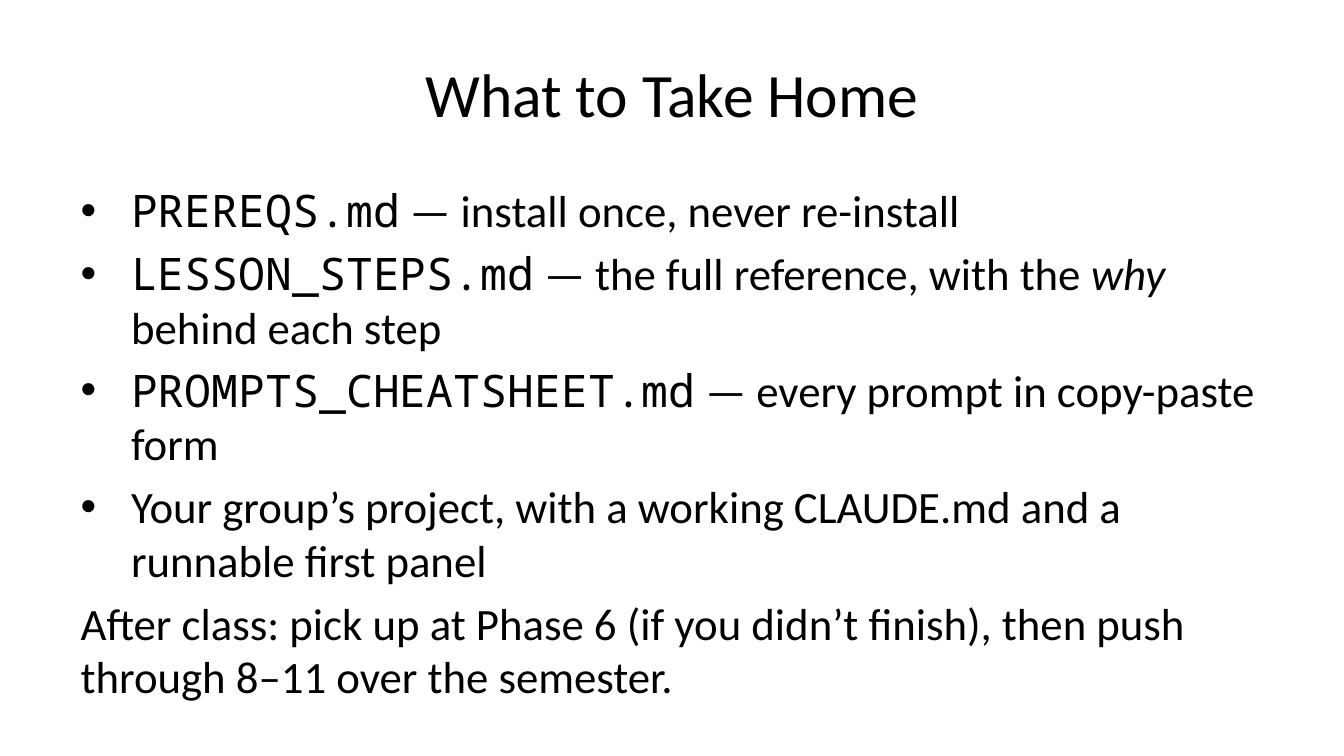
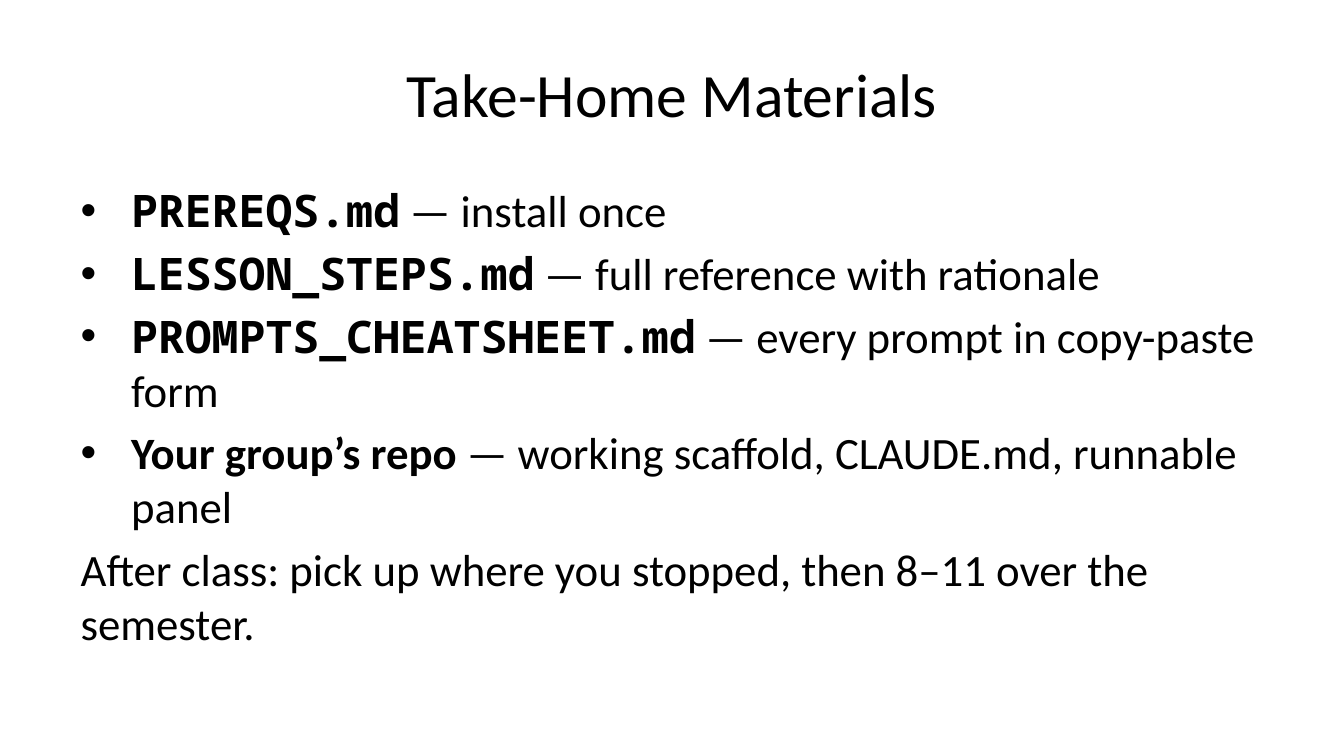
Before and after one commit to dcodish/SAD-sample-project, a slide deck: slide 25 of SLIDE_DECK.pptx (slide 18 before the commit). Drawn at 1344x756 pixels with LibreOffice and Linux fonts; fonts in the diff are those of the drawing. Boxes give left, top, right and bottom in pixels: in the first picture for what was removed or moved away, otherwise in the second. Text is boxed around its words. In the diff, an @@ line names an element or a change of style, - is before the commit and + after.

```diff
--- a/SLIDE_DECK.pptx
+++ b/SLIDE_DECK.pptx
@@ title at <box>407,74,936,118</box>: text changed @@
-What to Take Home
+Take-Home Materials
@@ text at <box>131,193,1100,299</box>: text changed @@
-• PREREQS.md — install once, never re-install
-• LESSON_STEPS.md — the full reference, with the why behind each step
+• PREREQS.md — install once
+• LESSON_STEPS.md — full reference with rationale
@@ text at <box>131,319,1254,408</box>: bold on in "PROMPTS_CHEATSHEET.md" @@
@@ text at <box>81,436,1237,641</box>: text changed @@
-• Your group’s project, with a working CLAUDE.md and a runnable first panel
-After class: pick up at Phase 6 (if you didn’t finish), then push through 8–11 over the semester.
+• Your group’s repo — working scaffold, CLAUDE.md, runnable panel
+After class: pick up where you stopped, then 8–11 over the semester.
```
Also in this commit, not shown: 17 other slides changed, 7 slides added, 2 other files.
